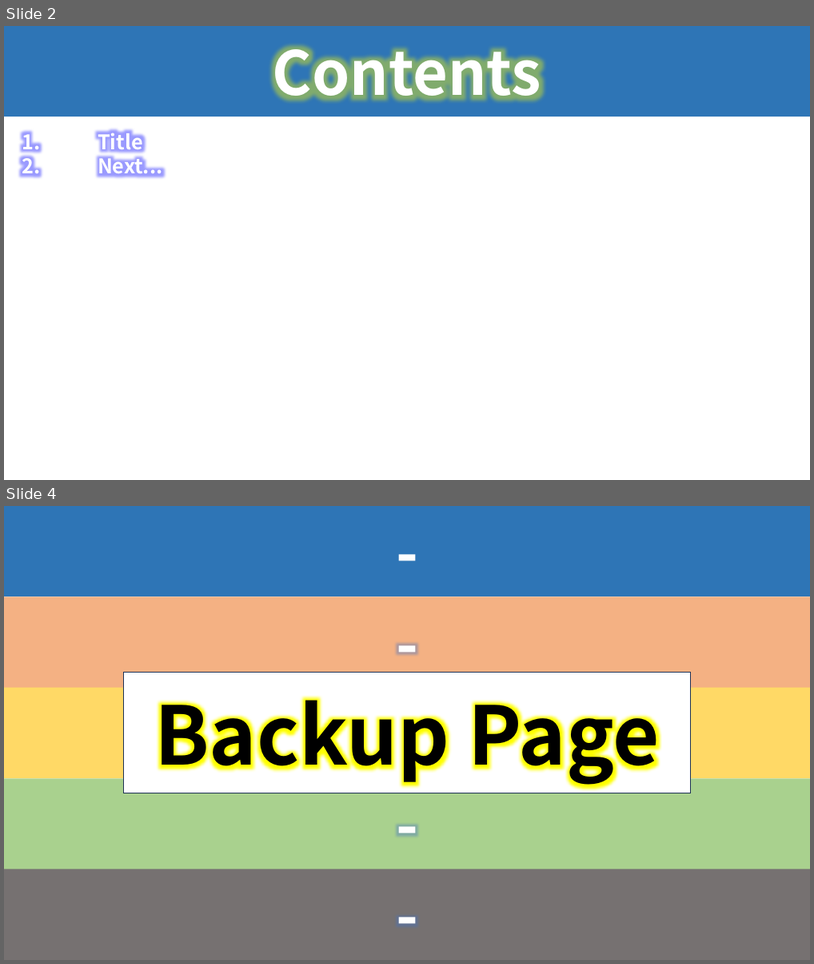
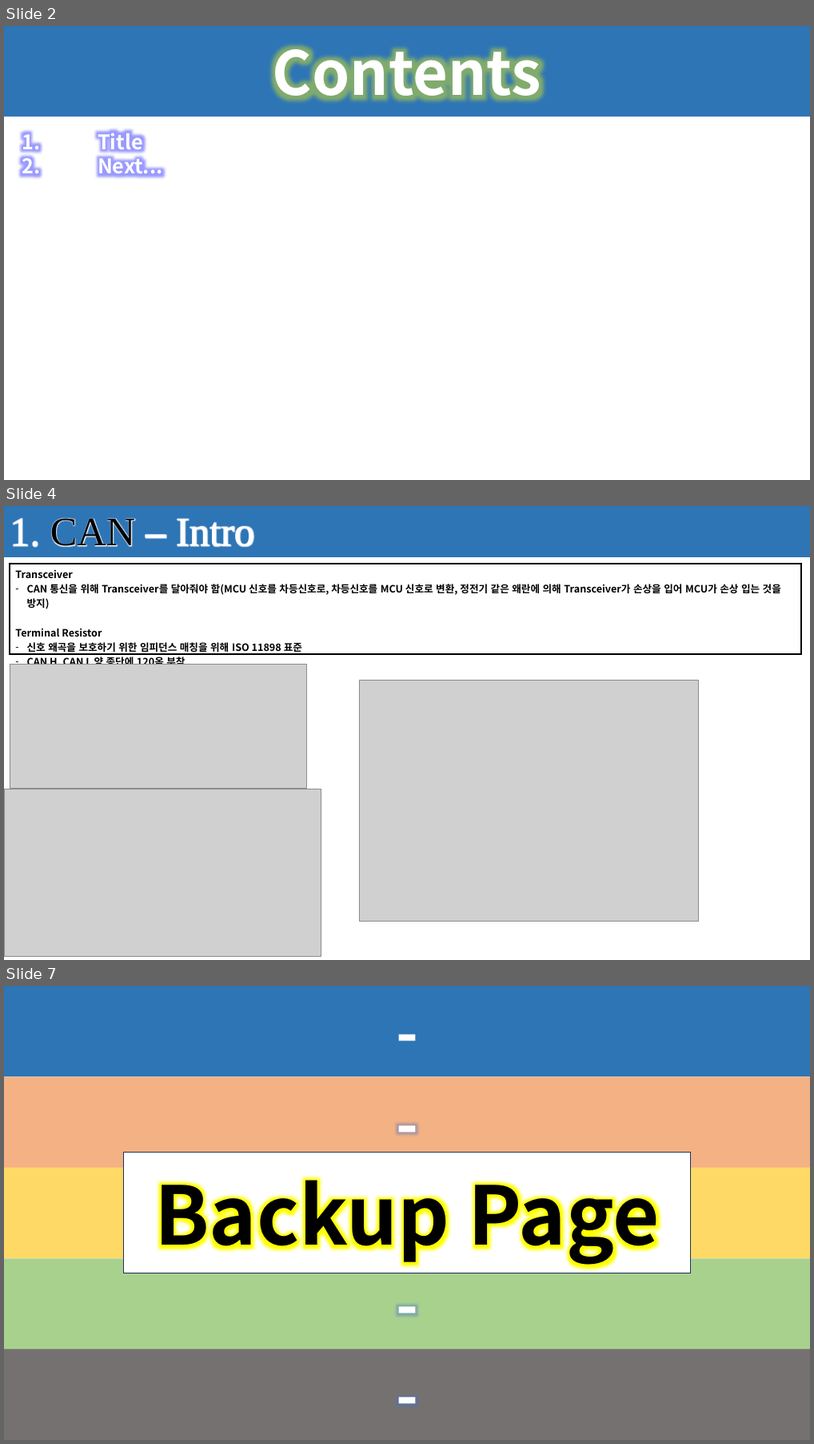
Before and after one commit to seonghokim/Study, a slide deck: Study Material/Firmware Explanation.pptx. Shown one above the other, each under a label of ours: slides 2 and 4 before the commit, slides 2, 4 and 7 after it; the slides between them are not shown. The pictures are 814x964 and 814x1444 pixels, drawn with LibreOffice and Linux fonts; fonts in the diff are those of the drawing; grey boxes stand for pictures; background and template pictures are left out. Boxes give left, top, right and bottom in pixels: in the first picture for what was removed or moved away, otherwise in the second. Text is boxed around its words. In the diff, an @@ line names an element or a change of style, - is before the commit and + after.

```diff
--- a/Study Material/Firmware Explanation.pptx
+++ b/Study Material/Firmware Explanation.pptx
@@ slide 4 added at [4,506,810,960], background #FFFFFF @@
@@ rectangle added at [4,506,810,557], fill #404040 @@
@@ rectangle added at [4,506,810,557], fill #2E75B6, 48 pt, text #FFFFFF @@
+1. CAN – Intro
@@ table added at [10,564,802,668], 1 rows, 1 columns @@
+Transceiver / CAN 통신을 위해 Transceiver를 달아줘야 함(MCU 신호를 차등신호로, 차등신호를 MCU 신호로 변환, 정전기 같은 왜란에 의해 Transceiver가 손상을 입어 MCU가 손상 입는 것을 방지) / Terminal Resistor / 신호 왜곡을 보호하기 위한 임피던스 매칭을 위해 ISO 11898 표준 / CAN H, CAN L 양 종단에 120옴 부착
@@ picture added at [10,664,307,788] @@
@@ picture added at [359,680,698,920] @@
@@ picture added at [4,789,322,956] @@
@@ what was slide 4 is now slide 7 @@
```
Also in this commit, not shown: 1 slide changed, 2 other slides added.
